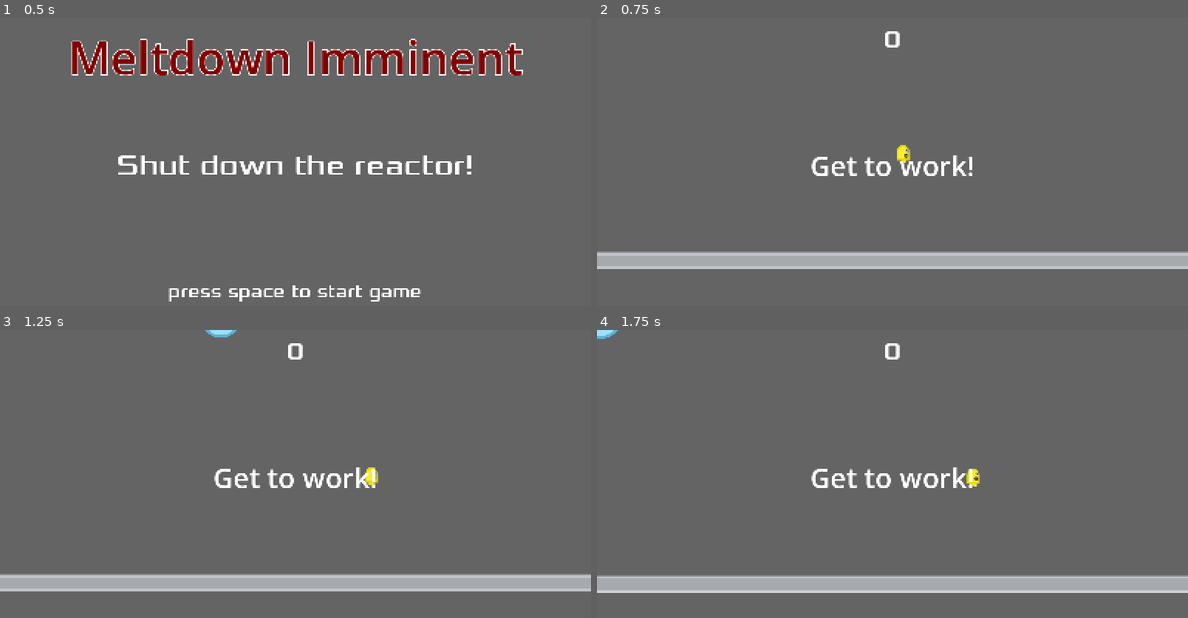
Above: before the commit, frames 1-4 (two rows, left to right).
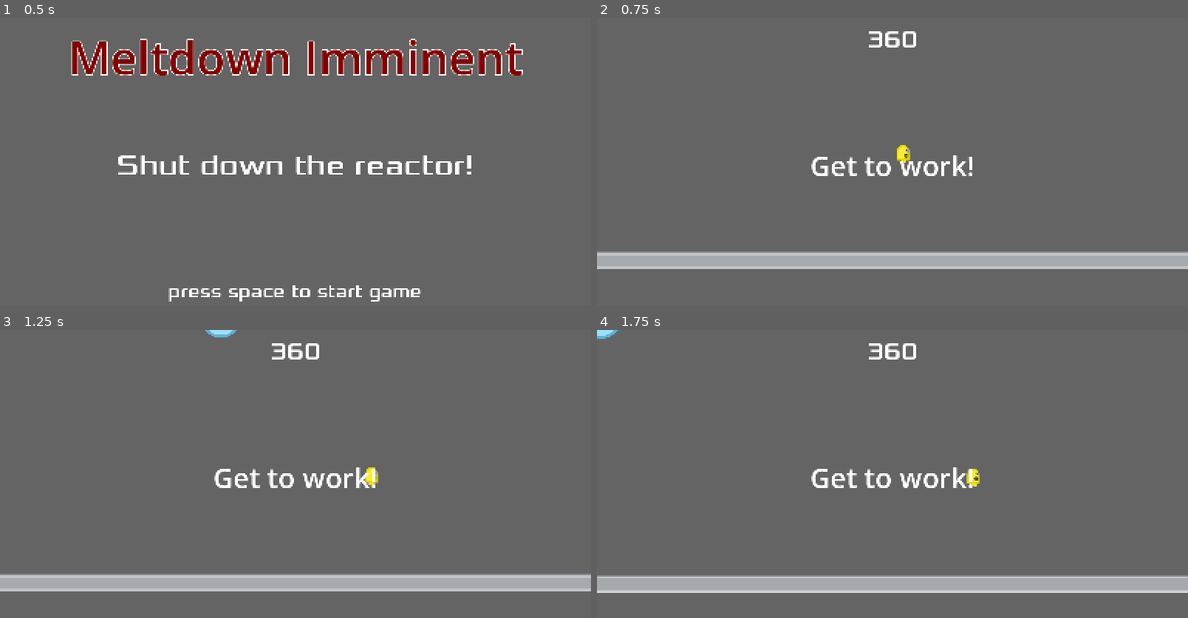
Above: after the commit, the same moments.

Repository: zabuuq/imminent-meltdown
Game: Godot game, scene res://scenes/start_screen.tscn
The game is run twice, just before and just after one commit, with the same random seed, the same clock (stepped at 60 frames per second) and the same inputs.
Inputs:
- Up to frame 1 (0.5 s): no input
- Up to frame 2 (0.75 s): tap Space (start_game) at 0.5, 0.6 s; hold Right (move_right) from 0.53 s (still down)
- Up to frame 3 (1.25 s): keep holding Right (move_right); tap Enter (ui_accept) at 0.77 s
- Up to frame 4 (1.75 s): keep holding Right (move_right); tap Space (start_game) at 1.35 s; tap Enter (ui_accept) at 1.52 s

Frame 1 is identical in both runs. In frame 2, 0.2% of the frame differs, in the area x 46-54%, y 4-11%; in frame 3, 0.2%; in frame 4, 0.2%.

Commit message:
Fix score display

Diff:
--- a/scenes/hud.gd
+++ b/scenes/hud.gd
@@ -36,8 +36,7 @@
 	pass
 
 func update_score(score):
-	print('updating score')
-	#$ScoreLabel.text = str(score)
+	$MarginContainer/ScoreLabel.text = str(score)
 
 #func _on_start_button_pressed():
 	#$StartButtonMargin.hide()
